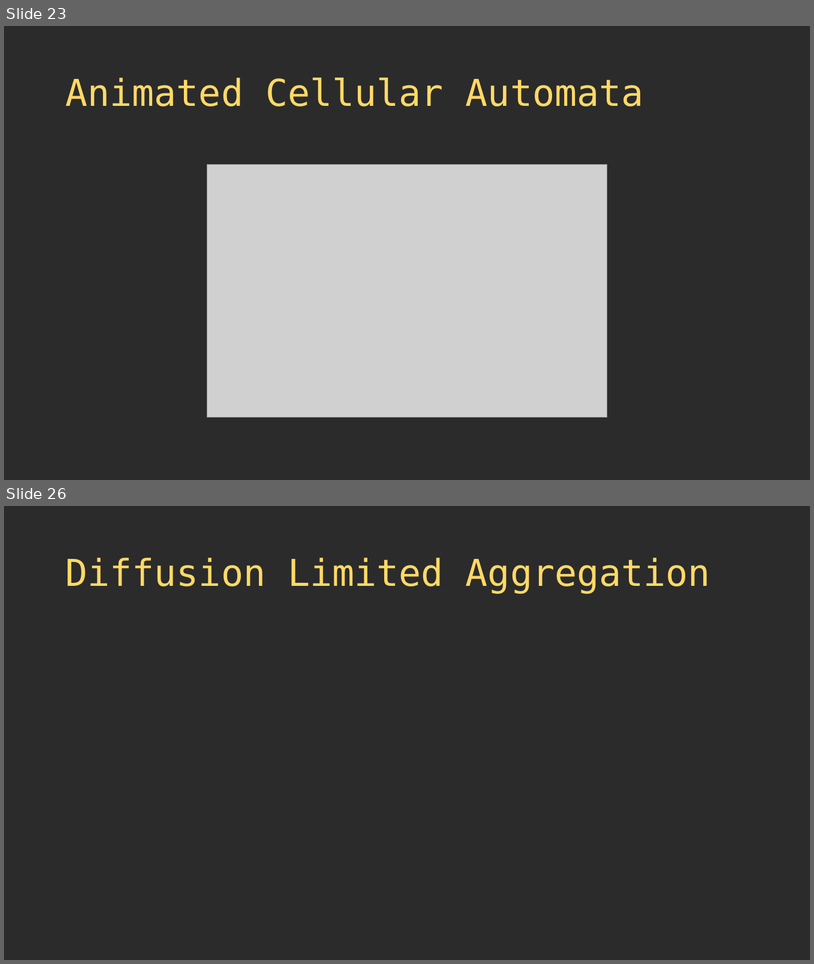
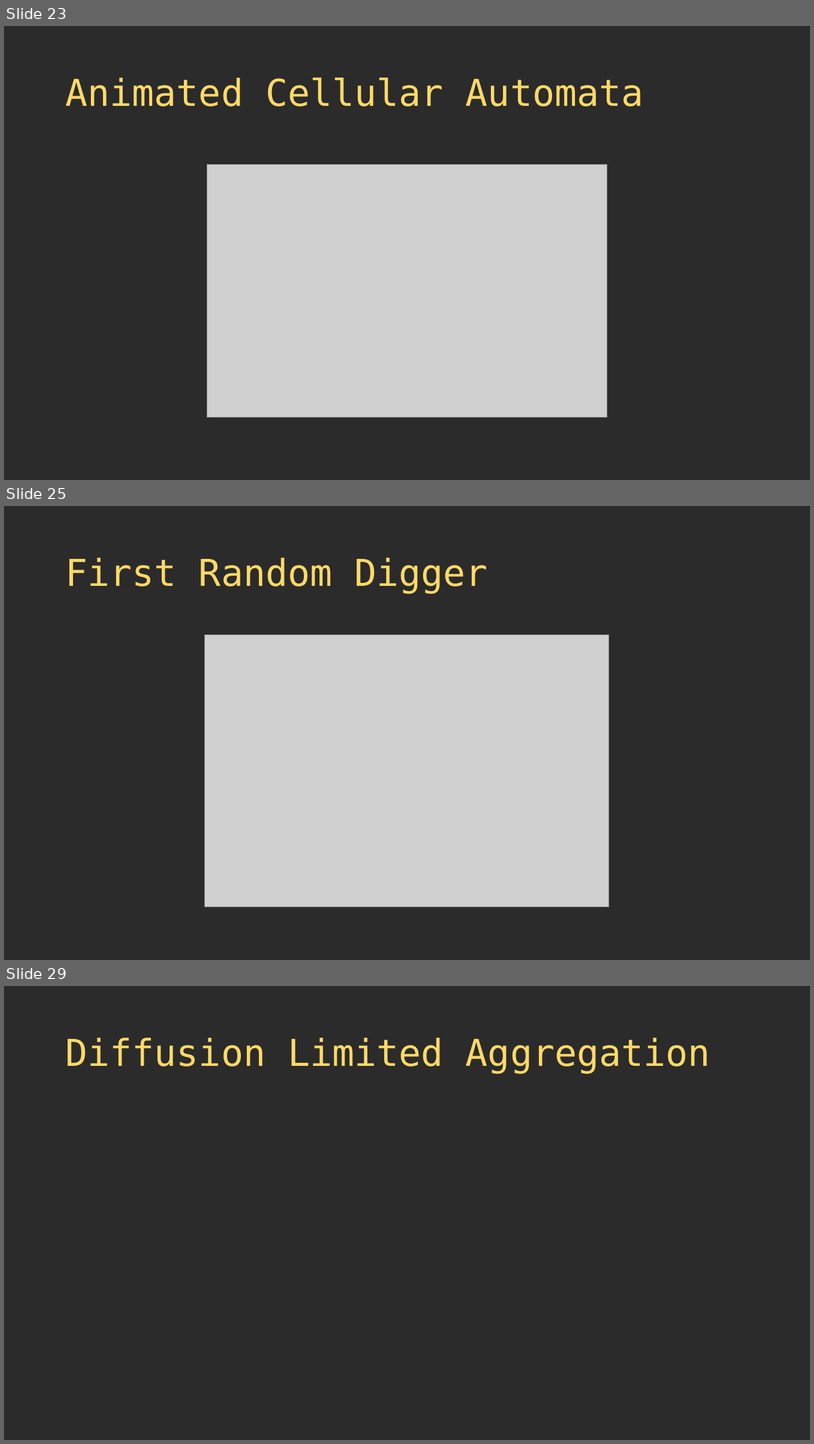
Before and after one commit to thebracket/roguelike-celebration-2020, a slide deck: Procedural Map Generation Techniques.pptx. Shown one above the other, each under a label of ours: slides 23 and 26 before the commit, slides 23, 25 and 29 after it; the slides between them are not shown. The pictures are 814x964 and 814x1444 pixels, drawn with LibreOffice and Linux fonts; fonts in the diff are those of the drawing; grey boxes stand for pictures; background and template pictures are left out; a plain dark background stands for a picture behind light text. Boxes give left, top, right and bottom in pixels: in the first picture for what was removed or moved away, otherwise in the second. Text is boxed around its words. In the diff, an @@ line names an element or a change of style, - is before the commit and + after.

```diff
--- a/Procedural Map Generation Techniques.pptx
+++ b/Procedural Map Generation Techniques.pptx
@@ slide 25 added at <box>4,506,810,960</box>, background picture (left out) @@
@@ title added at <box>65,558,488,594</box>, 44 pt, text #FFD966 @@
+First Random Digger
@@ picture added at <box>205,635,609,907</box> @@
@@ what was slide 26 is now slide 29 @@
```
Also in this commit, not shown: 1 slide changed, 3 other slides added, 1 slide removed, 4 other files.
